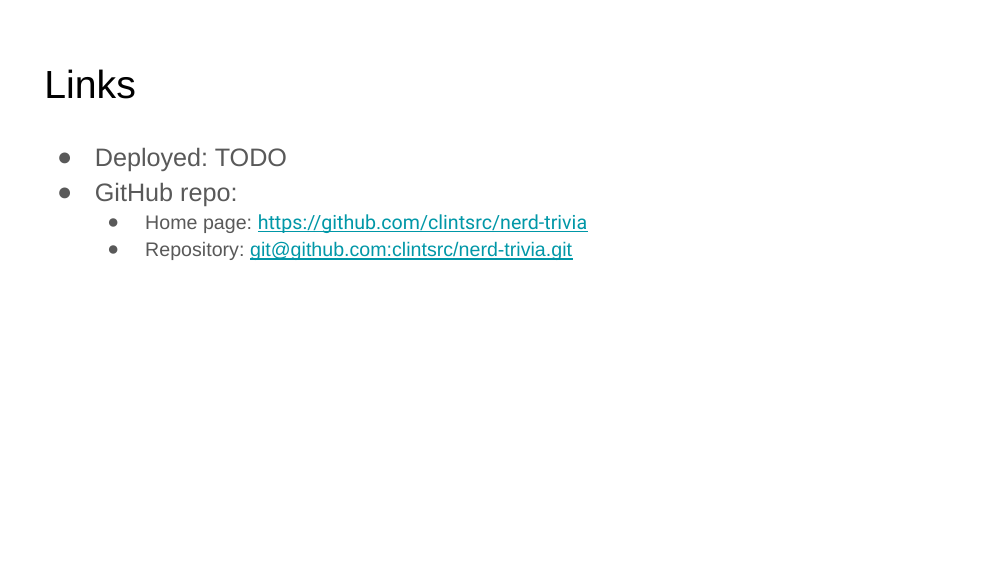
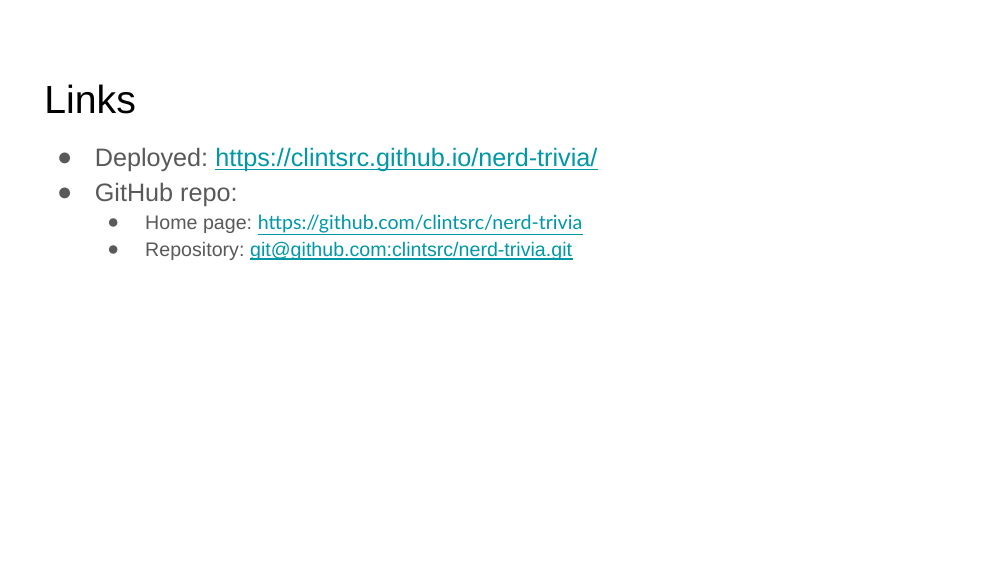
Before and after one commit to clintsrc/nerd-trivia, a slide deck: slide 9 of assets/slides/Project Presentation.pptx (slide 7 before the commit). Drawn at 1008x567 pixels with LibreOffice and Linux fonts; fonts in the diff are those of the drawing. Boxes give left, top, right and bottom in pixels: in the first picture for what was removed or moved away, otherwise in the second. Text is boxed around its words. In the diff, an @@ line names an element or a change of style, - is before the commit and + after.

```diff
--- a/assets/slides/Project Presentation.pptx
+++ b/assets/slides/Project Presentation.pptx
@@ title "Links": place and size @@
-title "Links" at (44,69,135,99)
+title "Links" at (44,84,135,114)
@@ text at (95,147,597,172): text changed; text colour #595959 to #0097A7 @@
-● Deployed: TODO
+● Deployed: https://clintsrc.github.io/nerd-trivia/
@@ text at (145,214,582,233): font Roboto to Lato in "https://github.com/clintsrc/nerd-trivia" @@
```
Also in this commit, not shown: 5 other slides changed, 3 slides added, 1 slide removed, 4 other files.
